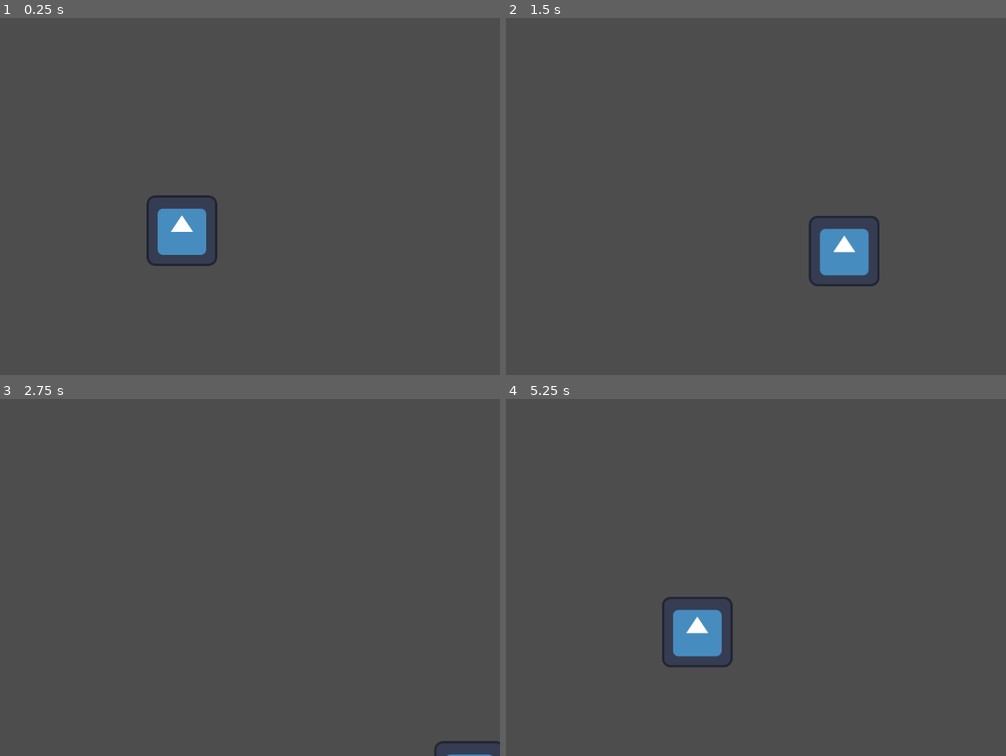
Above: before the commit, frames 1-4 (two rows, left to right).
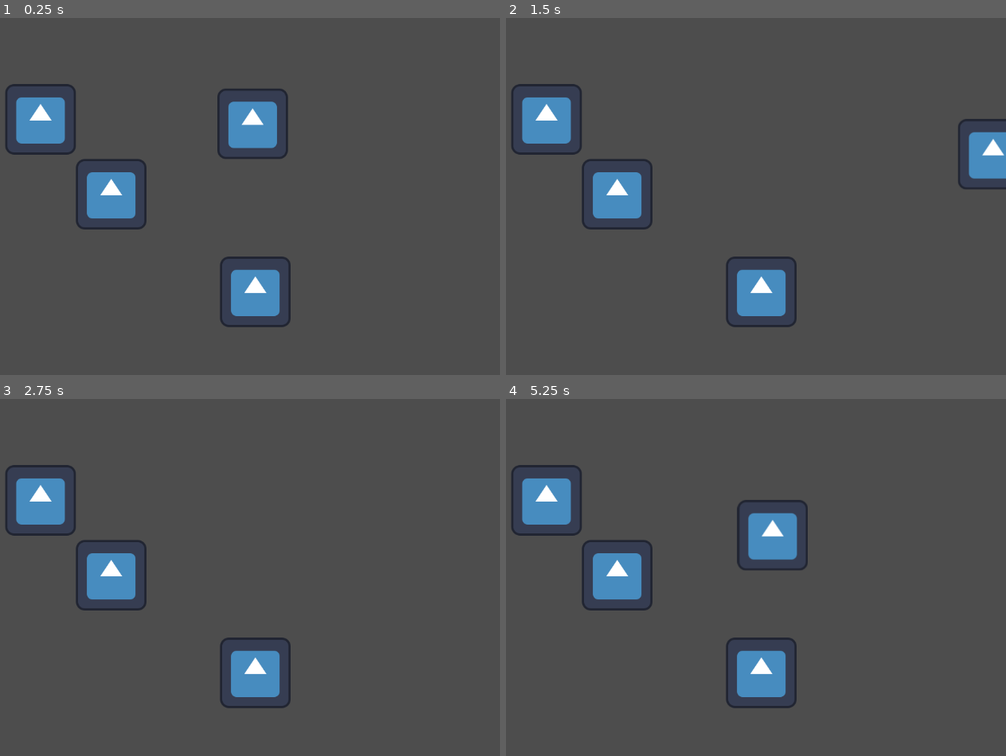
Above: after the commit, the same moments.

Repository: explosion8or/2024GamDrake
Game: Godot game, scene res://scenes/scene1/level.tscn
Two runs of this game, one before a commit and one after it. Both use one fixed random seed, a clock stepped at 60 frames per second and the inputs below. The engine's default icon, where the game draws it, is replaced by a stand-in: a white triangle on a blue panel in a dark square.
Inputs:
- Up to frame 1 (0.25 s): no input
- Up to frame 2 (1.5 s): tap Enter at 0.5 s; hold D (Right) 0.53-1.28 s; hold S (Down) from 1.28 s (still down)
- Up to frame 3 (2.75 s): release S (Down) at 2.03 s; hold D (Right) from 2.03 s (still down)
- Up to frame 4 (5.25 s): release D (Right) at 2.78 s; hold W (Up) 2.78-3.53 s; hold A (Left) 3.53-5.03 s; hold S (Down) from 5.03 s (still down)

The runs differ from the first frame. In frame 1, 8.0% of the frame differs, in the area x 1-59%, y 18-87%; in frame 2, 7.7%; in frame 3, 5.0%; in frame 4, 8.1%, in the area x 1-61%, y 18-87%.

Commit message:
small updates

Diff:
--- a/scenes/scene1/level.tscn
+++ b/scenes/scene1/level.tscn
@@ -4,17 +4,53 @@
 [ext_resource type="Texture2D" uid="uid://bgcwqr7fovehp" path="res://assets/images/icon.svg" id="2_6wqgd"]
 
 [sub_resource type="RectangleShape2D" id="RectangleShape2D_vreqv"]
-size = Vector2(131, 131)
+size = Vector2(124, 123.5)
 
 [node name="Level" type="Node2D"]
 
 [node name="CharacterBody2D" type="CharacterBody2D" parent="."]
-position = Vector2(576, 386)
+position = Vector2(922, 584)
+motion_mode = 1
 script = ExtResource("1_y0ivr")
 
+[node name="CollisionShape2D" type="CollisionShape2D" parent="CharacterBody2D"]
+position = Vector2(-218, -392.75)
+shape = SubResource("RectangleShape2D_vreqv")
+
 [node name="player" type="Sprite2D" parent="CharacterBody2D"]
+position = Vector2(-218, -392)
 texture = ExtResource("2_6wqgd")
 
-[node name="CollisionShape2D" type="CollisionShape2D" parent="CharacterBody2D"]
-position = Vector2(-1.5, 0.5)
-shape = SubResource("RectangleShape2D_vreqv")
+[node name="LevelWalls" type="Node2D" parent="."]
+
+[node name="obstacle" type="Sprite2D" parent="LevelWalls"]
+position = Vector2(320, 184)
+texture = ExtResource("2_6wqgd")
+
+[node name="StaticBody2D" type="StaticBody2D" parent="LevelWalls/obstacle"]
+
+[node name="CollisionPolygon2D" type="CollisionPolygon2D" parent="LevelWalls/obstacle/StaticBody2D"]
+visible = false
+polygon = PackedVector2Array(64, -61.1, 64, 59, 59.6, 64, -60.2, 64, -64, 61, -64, 58, -64, -59, -59, -63.8, 59.2, -64)
+
+[node name="obstacle2" type="Sprite2D" parent="LevelWalls"]
+position = Vector2(448, 320)
+texture = ExtResource("2_6wqgd")
+
+[node name="StaticBody2D" type="StaticBody2D" parent="LevelWalls/obstacle2"]
+visible = false
+
+[node name="CollisionPolygon2D" type="CollisionPolygon2D" parent="LevelWalls/obstacle2/StaticBody2D"]
+visible = false
+polygon = PackedVector2Array(64, -61.1, 64, 59, 59.6, 64, -60.2, 64, -64, 61, -64, 58, -64, -59, -59, -63.8, 59.2, -64)
+
+[node name="obstacle3" type="Sprite2D" parent="LevelWalls"]
+position = Vector2(709, 497)
+texture = ExtResource("2_6wqgd")
+
+[node name="StaticBody2D" type="StaticBody2D" parent="LevelWalls/obstacle3"]
+visible = false
+
+[node name="CollisionPolygon2D" type="CollisionPolygon2D" parent="LevelWalls/obstacle3/StaticBody2D"]
+visible = false
+polygon = PackedVector2Array(64, -61.1, 64, 59, 59.6, 64, -60.2, 64, -64, 61, -64, 58, -64, -59, -59, -63.8, 59.2, -64)
--- a/scenes/scene1/scripts/CB_movement.gd
+++ b/scenes/scene1/scripts/CB_movement.gd
@@ -1,8 +1,8 @@
 extends CharacterBody2D
 
 
-const SPEED = 300.0
-const ACCEL = 40
+const MAXSPEED = 300.0
+const ACCEL = 60
 const FRICTION_COEFF = .1
 
 # Get the gravity from the project settings to be synced with RigidBody nodes.
